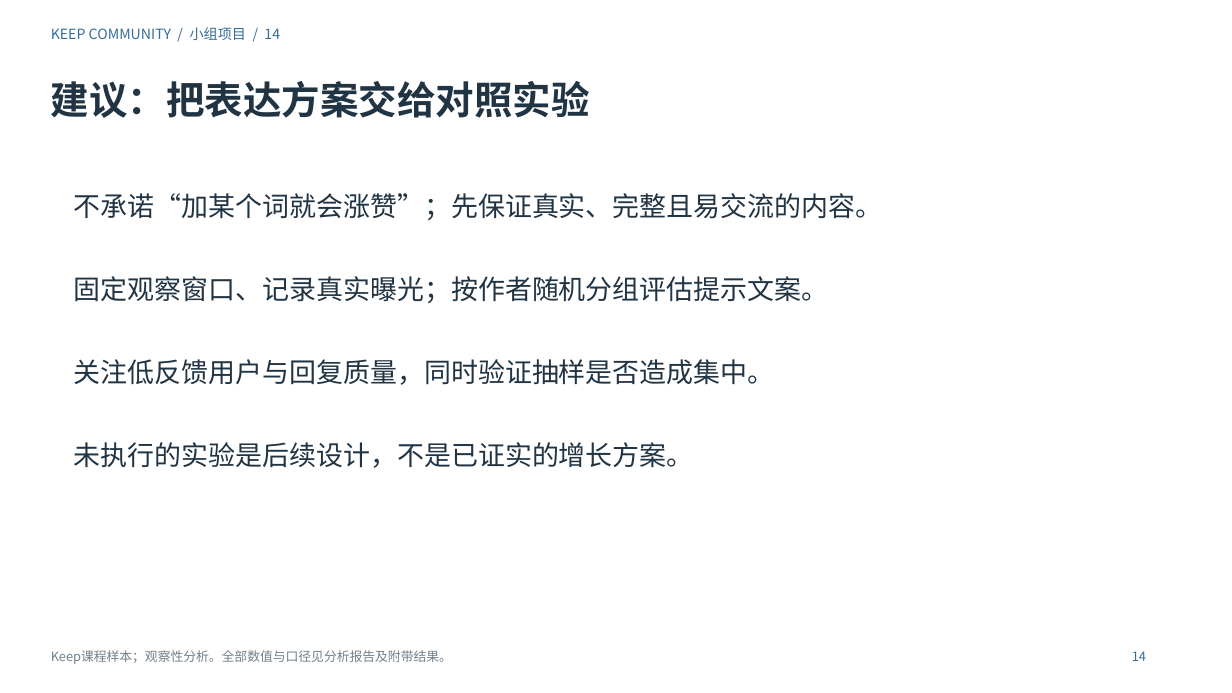
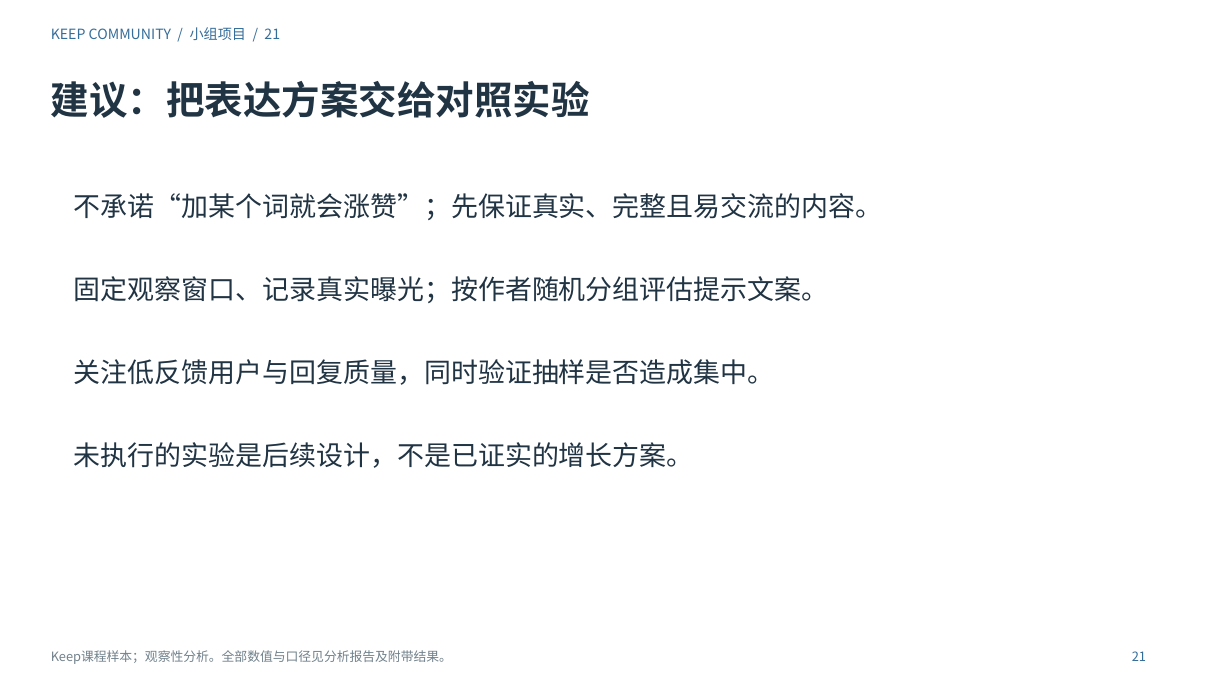
Before and after one commit to Charlie-ChenLin/keep-community-analysis, a slide deck: slide 21 of 演示文稿.pptx (slide 14 before the commit). Drawn at 1232x693 pixels with LibreOffice and Linux fonts; fonts in the diff are those of the drawing. Boxes give left, top, right and bottom in pixels: in the first picture for what was removed or moved away, otherwise in the second. Text is boxed around its words. In the diff, an @@ line names an element or a change of style, - is before the commit and + after.

```diff
--- a/演示文稿.pptx
+++ b/演示文稿.pptx
@@ text at (x1=51, y1=27, x2=280, y2=40): text changed @@
-KEEP COMMUNITY / 小组项目 / 14
+KEEP COMMUNITY / 小组项目 / 21
@@ text at (x1=1132, y1=651, x2=1146, y2=661): text changed @@
-14
+21
```
Also in this commit, not shown: 12 other slides changed, 7 slides added, 57 other files.
